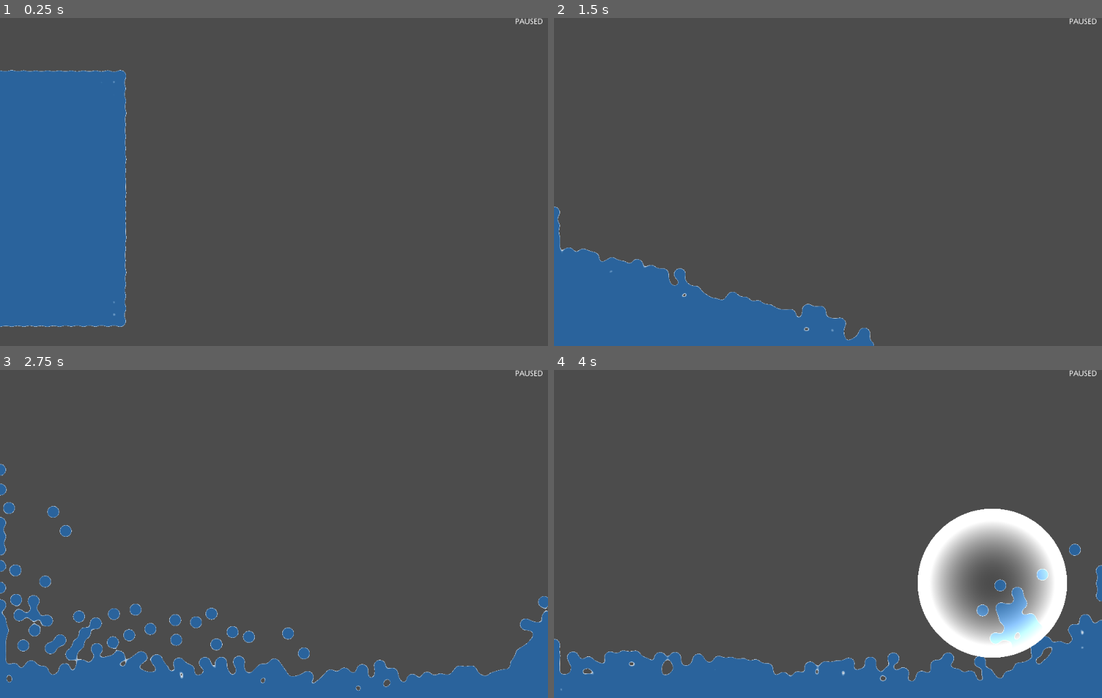
Above: before the commit, frames 1-4 (two rows, left to right).
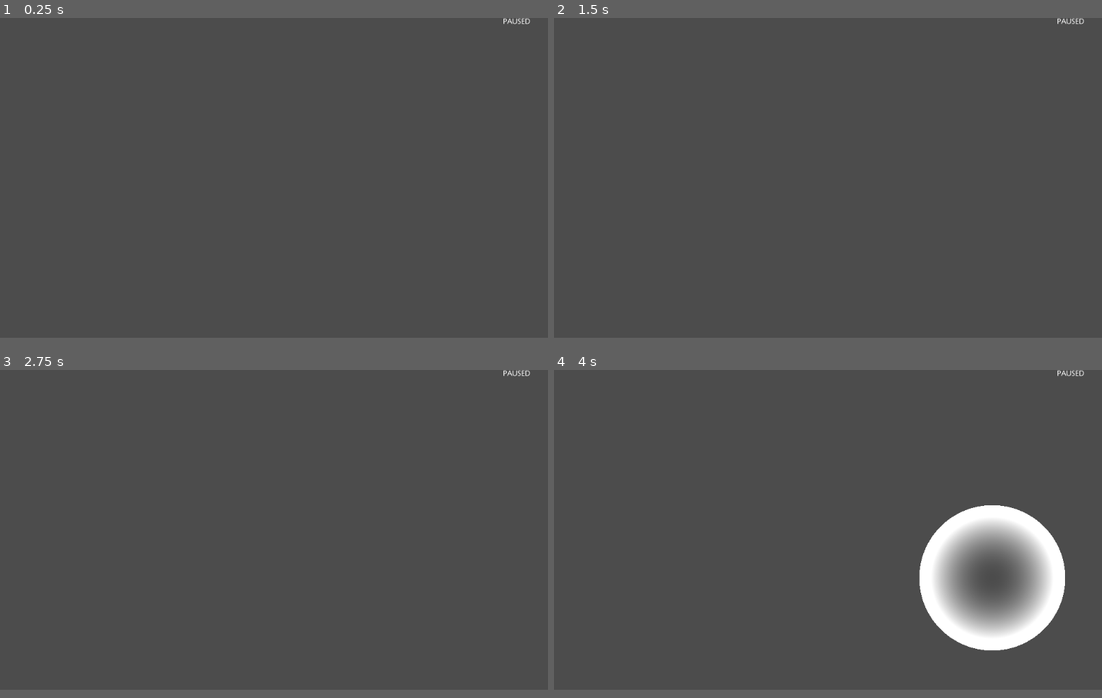
Above: after the commit, the same moments.

Repository: SIsilicon/SPHater-Godot-Demo
Game: Godot game, scene res://Liquid.tscn
Same seed, same stepped clock (60 frames per second), same inputs: the game is played once before the commit and once after it.
Inputs (mouse positions are in pixels of both pictures, inside the frame that each line leads up to):
- Up to frame 1 (0.25 s): no input
- Up to frame 2 (1.5 s): move the mouse to (948, 165) at 0.52 s; press the mouse at (948, 165) at 0.53 s; hold Right (ui_right) 0.53-1.28 s; move the mouse to (718, 198) at 1.27 s; release the mouse at (718, 198) at 1.28 s; hold Down (ui_down) from 1.28 s (still down); tap 1 (blobby) at 1.35 s
- Up to frame 3 (2.75 s): move the mouse to (328, 461) at 2.02 s; release Down (ui_down) at 2.03 s; hold Right (ui_right) from 2.03 s (still down); tap 2 (pressure) at 2.1 s
- Up to frame 4 (4 s): move the mouse to (800, 599) at 2.77 s; release Right (ui_right) at 2.78 s; hold Up (ui_up) 2.78-3.53 s; tap 3 (viscosity) at 2.85 s; move the mouse to (992, 583) at 3.52 s; press the mouse at (992, 583) at 3.53 s; hold Left (ui_left) from 3.53 s (still down)
In our replay, the window is 800x480 before the commit and 800x468 after it. These sizes can differ from the game's own. Grey fills any space a smaller window leaves; there, only what the larger window draws over its background counts as a difference.

The runs differ from the first frame. In frame 1, 18% of the frame differs, in the area x 0-99%, y 0-95%; in frame 2, 10%; in frame 3, 11%; in frame 4, 12%.
Error after the commit: Invalid get index 'SPH' (on base: 'Node'). (res://scripts/Input.gd:31)

Commit message:
feat: add collision check on main script

Diff:
--- a/scripts/Main.gd
+++ b/scripts/Main.gd
@@ -1,4 +1,4 @@
-extends Node
+extends Node2D
 
 var Constants = preload('res://scripts/Constants.gd')
 var SPH = preload('res://scripts/SPH/Solver.gd').new()
@@ -13,11 +13,11 @@
 #interpolation value between current particle position and SPH's particle position
 var i_reset = 1.0
 
+onready var liquid_view = $LiquidView
+onready var view = get_node('../View')
+
 func _ready():
 	particle_mat.blend_mode = particle_mat.BLEND_MODE_ADD
-
-	$View.size = Vector2(Constants.RENDER_WIDTH, Constants.RENDER_HEIGHT)
-	OS.window_size = $View.size
 
 	for p in SPH.particles:
 		var waterdraw = Sprite.new()
@@ -26,25 +26,64 @@
 
 		waterdraw.position = p.position * Constants.SCALE
 		waterdraw.scale = default_scale
-		$View.add_child(waterdraw)
+		liquid_view.add_child(waterdraw)
 
 
 func _physics_process(delta):
+	var space_state = get_world_2d().direct_space_state
+
 	if !paused: update_fluid(delta)
 
 	for p in range(SPH.particles.size()):
-		var draw_point = $View.get_child(p)
+		var draw_point = liquid_view.get_child(p)
 
 		draw_point.position = (1 - i_reset)*draw_point.position + i_reset*(SPH.particles[p].position * Constants.SCALE)
 		draw_point.modulate = SPH.particles[p].get_color(display_mode)
 
 		#uncomment for speed-based distorted water particles
-		#draw_point.look_at(SPH.particles[p].velocity + draw_point.position)
-		#draw_point.scale = default_scale
-		#draw_point.scale.x *= 1 + SPH.particles[p].velocity.length()
+		#render_speed_based_particles(p , draw_point)
+
+		var intersections = space_state.intersect_point(
+			draw_point.position,
+			32,
+			[],
+			0x7FFFFFFF,
+			true,
+			true)
+
+
+		if not intersections.empty():
+			# se a parede está a direita
+			if SPH.particles[p].velocity.x > 0:
+				#SPH.particles[p].position.x -= 1
+				SPH.particles[p].velocity.x *= -0.1
+
+			# se a parede está a esquerda
+			if SPH.particles[p].velocity.x < 0:
+				SPH.particles[p].velocity.x *= -0.1
+
+			# se a parede está acima
+			if SPH.particles[p].velocity.y > 0:
+				SPH.particles[p].velocity.y *= -0.1
+
+			# se a parede está abaixo
+			if SPH.particles[p].velocity.y > 0:
+				SPH.particles[p].velocity.y *= -0.1
+
 
 
 func update_fluid(delta):
 	SPH.update(Constants.TIMESTEP if first_few_frames else delta, display_mode)
 
 	if Engine.get_frames_drawn() == 5: first_few_frames = false
+
+
+func _on_LiquidView_body_entered(body):
+	print(body)
+	pass # Replace with function body.
+
+
+func render_speed_based_particles(p , draw_point):
+	draw_point.look_at(SPH.particles[p].velocity + draw_point.position)
+	draw_point.scale = default_scale
+	draw_point.scale.x *= 1 + SPH.particles[p].velocity.length()
